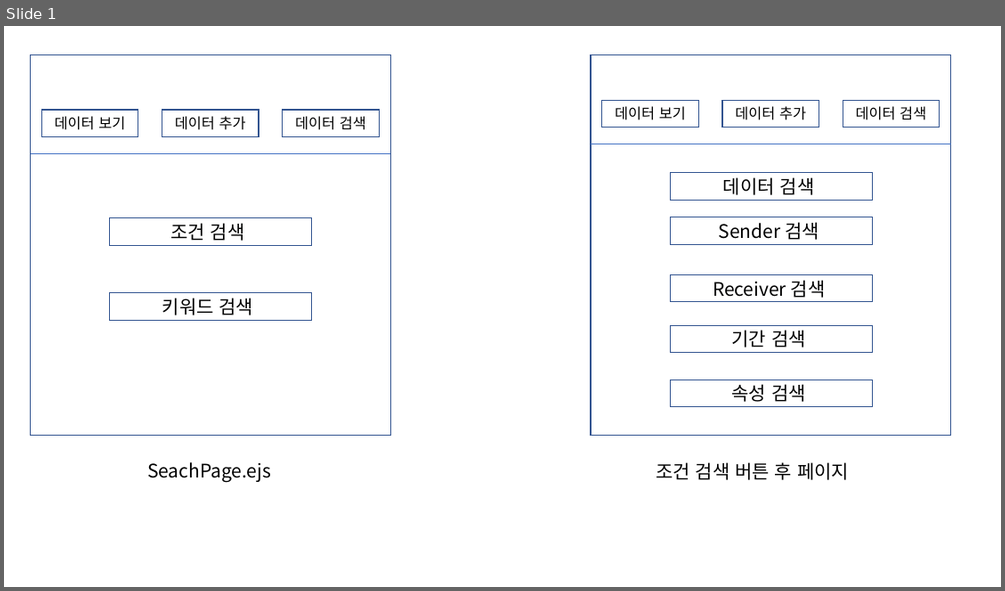
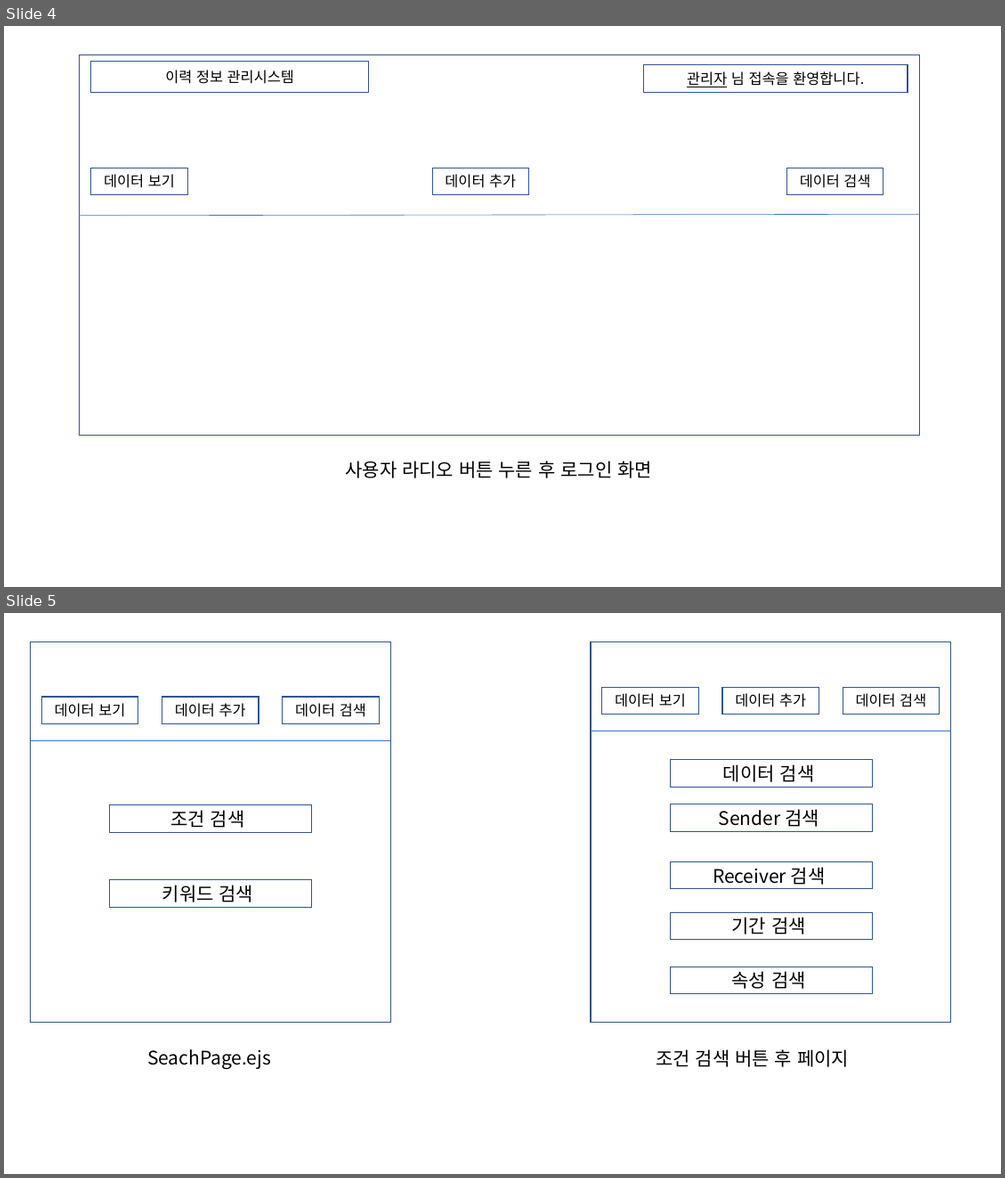
Before and after one commit to YYuJeong/Provenance-Data-Management-System, a slide deck: UI도안.pptx. Shown one above the other, each under a label of ours: slide 1 before the commit, slides 4 and 5 after it. The pictures are 1005x591 and 1005x1178 pixels, drawn with LibreOffice and Linux fonts; fonts in the diff are those of the drawing. Boxes give left, top, right and bottom in pixels: in the first picture for what was removed or moved away, otherwise in the second. Text is boxed around its words. In the diff, an @@ line names an element or a change of style, - is before the commit and + after.

Commit message:
- UI  로그인 부분 추가

```diff
--- a/UI도안.pptx
+++ b/UI도안.pptx
@@ slide 4 added at box(4, 26, 1001, 587), background #FFFFFF @@
@@ rectangle added at box(79, 55, 920, 435), outline #325491 1 pt @@
@@ rectangle added at box(91, 61, 369, 93), outline #325491 1 pt, 14 pt, text #000000 @@
+이력 정보 관리시스템
@@ rectangle added at box(643, 65, 907, 93), outline #325491 1 pt, 14 pt, text #000000 @@
+관리자 님 접속을 환영합니다.
@@ rectangle added at box(91, 168, 188, 194), outline #325491 1 pt, 14 pt, text #000000 @@
+데이터 보기
@@ rectangle added at box(432, 168, 529, 194), outline #325491 1 pt, 14 pt, text #000000 @@
+데이터 추가
@@ rectangle added at box(787, 168, 883, 194), outline #325491 1 pt, 14 pt, text #000000 @@
+데이터 검색
@@ line added from (79, 216) to (920, 215), #4472C4 0.5 pt @@
@@ text added at box(345, 460, 652, 478), 18 pt, text #000000 @@
+사용자 라디오 버튼 누른 후 로그인 화면
@@ what was slide 1 is now slide 5 @@
```
Also in this commit, not shown: 3 other slides added.
